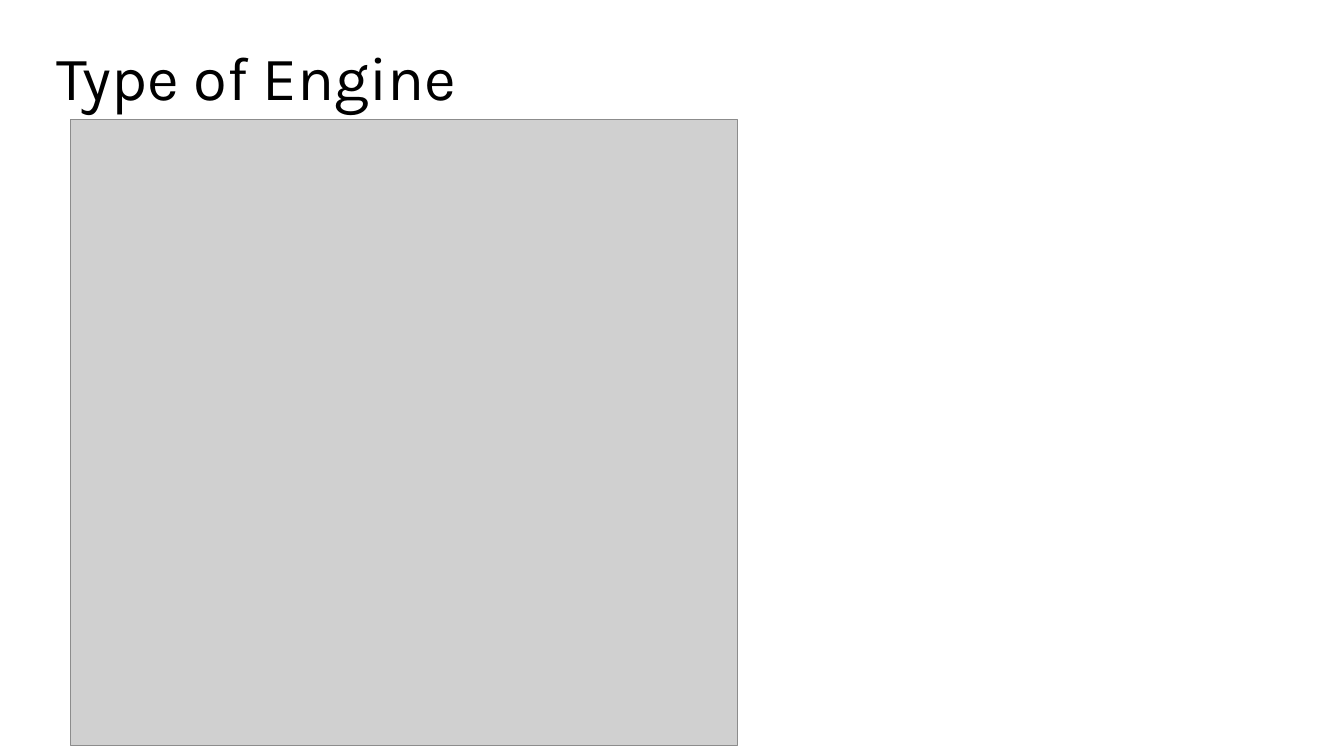
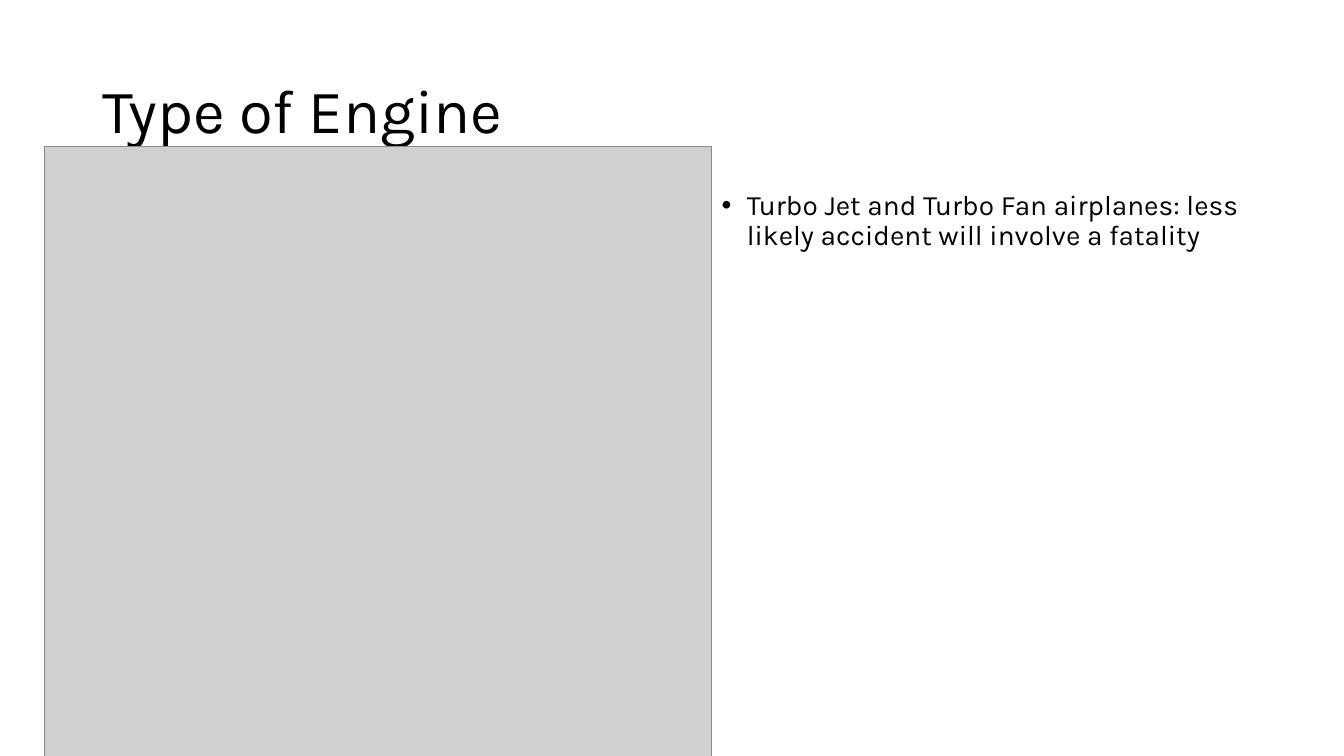
Before and after one commit to jgoett2/AirplaneRecommendations, a slide deck: slide 4 of Presentation.pptx. Drawn at 1344x756 pixels with LibreOffice and Linux fonts; fonts in the diff are those of the drawing; grey boxes stand for pictures. Boxes give left, top, right and bottom in pixels: in the first picture for what was removed or moved away, otherwise in the second. Text is boxed around its words. In the diff, an @@ line names an element or a change of style, - is before the commit and + after.

Commit message:
Updated Presentation

```diff
--- a/Presentation.pptx
+++ b/Presentation.pptx
@@ title "Type of Engine": place and size @@
-title "Type of Engine" at (57, 57, 457, 115)
+title "Type of Engine" at (102, 90, 503, 148)
@@ picture: place and size @@
-picture at (70, 120, 737, 746)
+picture at (44, 146, 712, 756)
@@ text added at (747, 196, 1238, 252), 20 pt, text #000000 @@
+• Turbo Jet and Turbo Fan airplanes: less likely accident will involve a fatality
```
Also in this commit, not shown: 1 other slide changed, 1 slide added, 1 slide removed, 1 other file.
